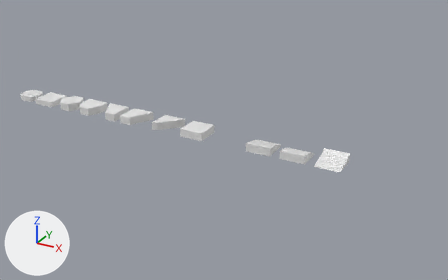
Two versions of the Blender file Blender/Modular Kit Floors/SimplerFloors.blend, one commit apart.
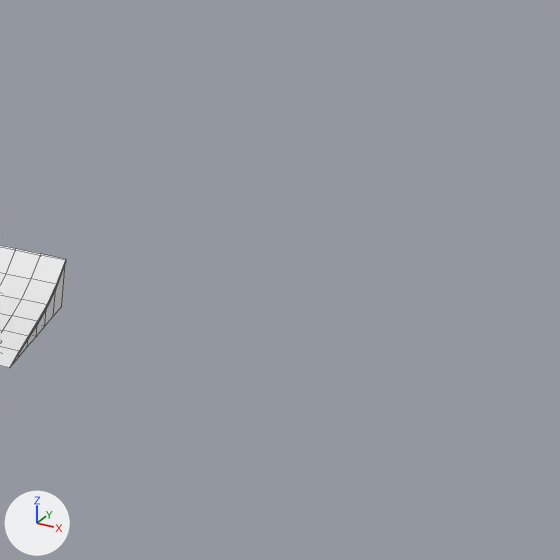
Each version is shown whole from a 50 mm camera at (18.11, -29.6, 14.58) aimed at (1.46, 0.67, -0.56), then close up on the part from 76% to 97% of the width and 39% to 74% of the height. The lights are fixed; the arrows at lower left show +X, +Y and +Z. The last two pictures show the newer version. The close-ups show mesh edges as thin lines.

In view in the first close-up: 'Floor.011'.
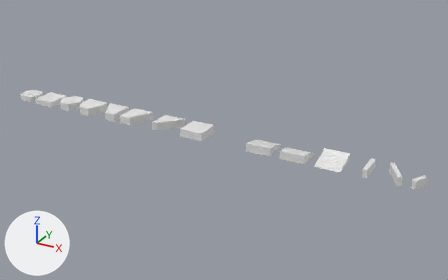
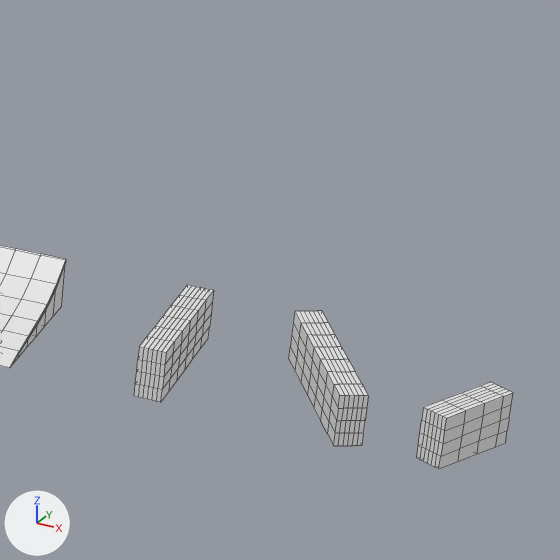
Commit message: SimpleFloors + Barriers

Diff of the bpy script that builds the scene:
```diff
--- a/Blender/Modular Kit Floors/SimplerFloors.blend.py
+++ b/Blender/Modular Kit Floors/SimplerFloors.blend.py
@@ me_cube_013 @@
+me_cube_013.from_pydata(...)  # 115 vertices, 105 faces; spans x -1.0..1.0, y -1.0..0.17, z -1.0..1.0
+me_cube_013.materials.append(mat_material)  # white #e7e7e7
@@ me_cube_012 @@
+me_cube_012.from_pydata(...)  # 190 vertices, 188 faces; spans x -1.0..1.0, y -1.29..1.0, z -1.0..1.0
+me_cube_012.materials.append(mat_material)  # white #e7e7e7
@@ ob_woodbarrier_002hs @@
+ob_woodbarrier_002hs = bpy.data.objects.new('WoodBarrier.002HS', me_cube_013)
+ob_woodbarrier_002hs.location = (13.46, -0.1, 0.0)
+ob_woodbarrier_002hs.rotation_euler = (0.0, 0.0, -0.477)  # degrees (0, 0, -27)
+ob_woodbarrier_002hs.scale = (0.125, 0.75, 0.25)
@@ ob_woodbarrier_001xl @@
+ob_woodbarrier_001xl = bpy.data.objects.new('WoodBarrier.001XL', me_cube_012)
+ob_woodbarrier_001xl.location = (11.95, 0.07, 0.0)
+ob_woodbarrier_001xl.rotation_euler = (0.0, 0.0, 0.491)  # degrees (0, 0, 28)
+ob_woodbarrier_001xl.scale = (0.125, 0.75, 0.25)
@@ ob_woodbarrier @@
+ob_woodbarrier = bpy.data.objects.new('WoodBarrier', me_cube.copy())  # the mesh of ob_floor_001
+ob_woodbarrier.location = (10.58, 0.0, 0.0)
+ob_woodbarrier.scale = (0.125, 0.75, 0.25)
```

Pixel boxes [x1, y1, x2, y2] of what changed, in the close-ups (560 x 560 px):
'WoodBarrier.001XL', added
    after: [289, 311, 368, 446]
'WoodBarrier.002HS', added
    after: [417, 382, 513, 469]
'WoodBarrier', added
    after: [134, 285, 214, 402]
